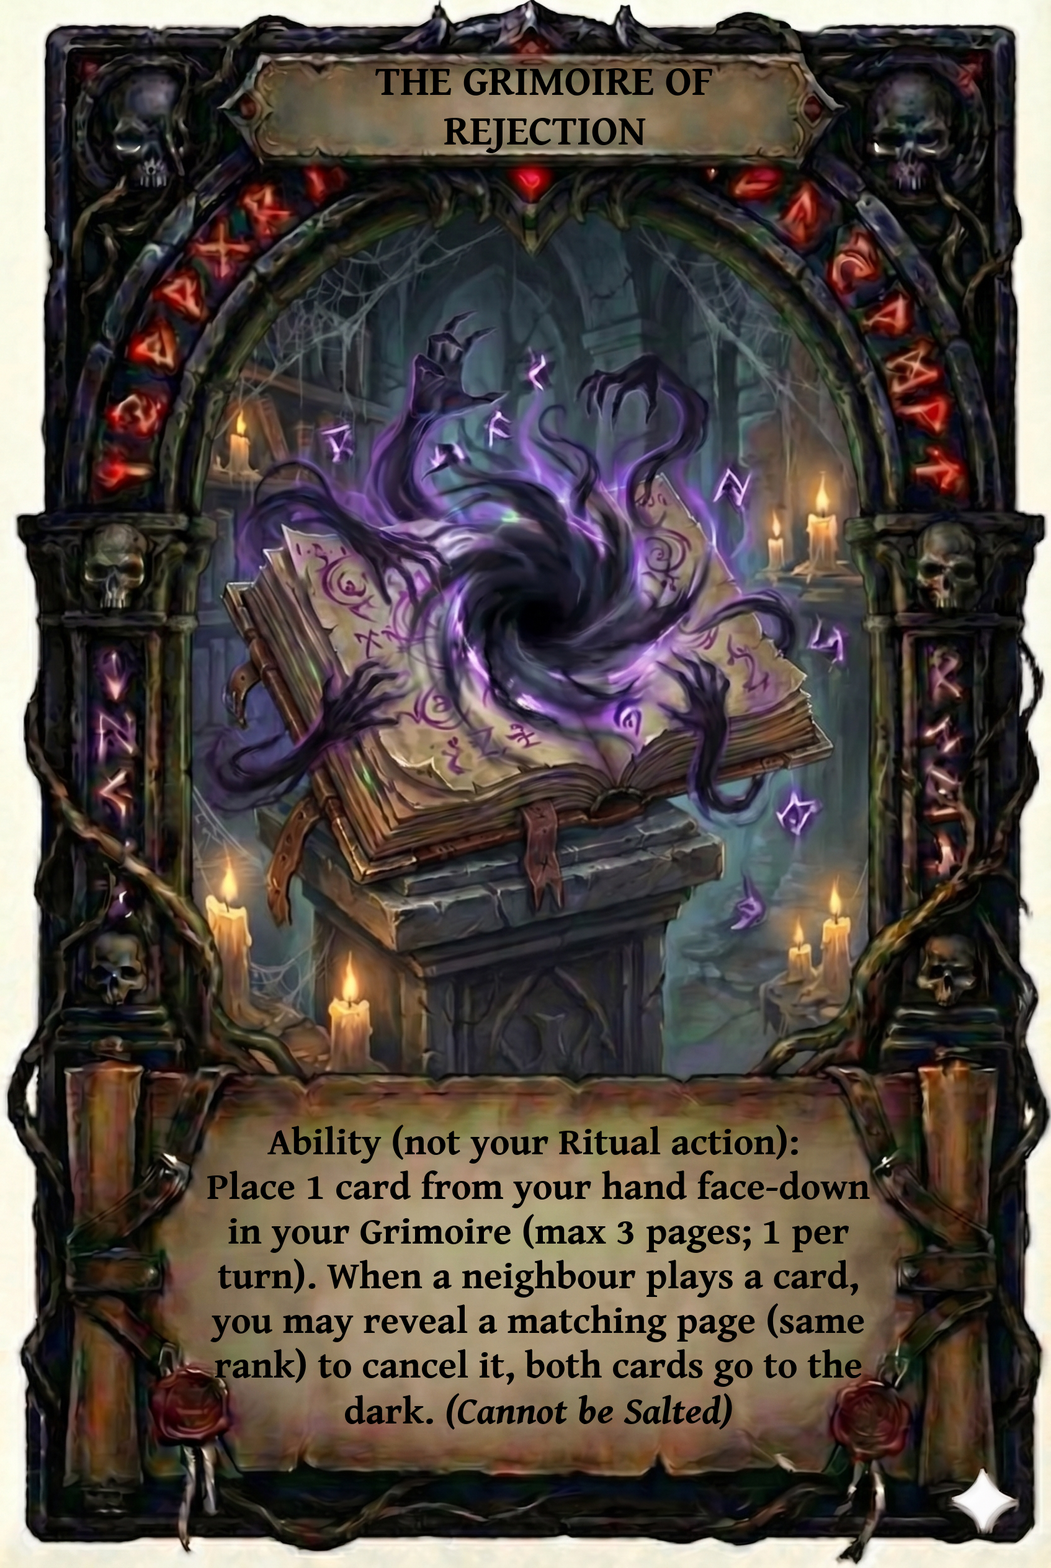
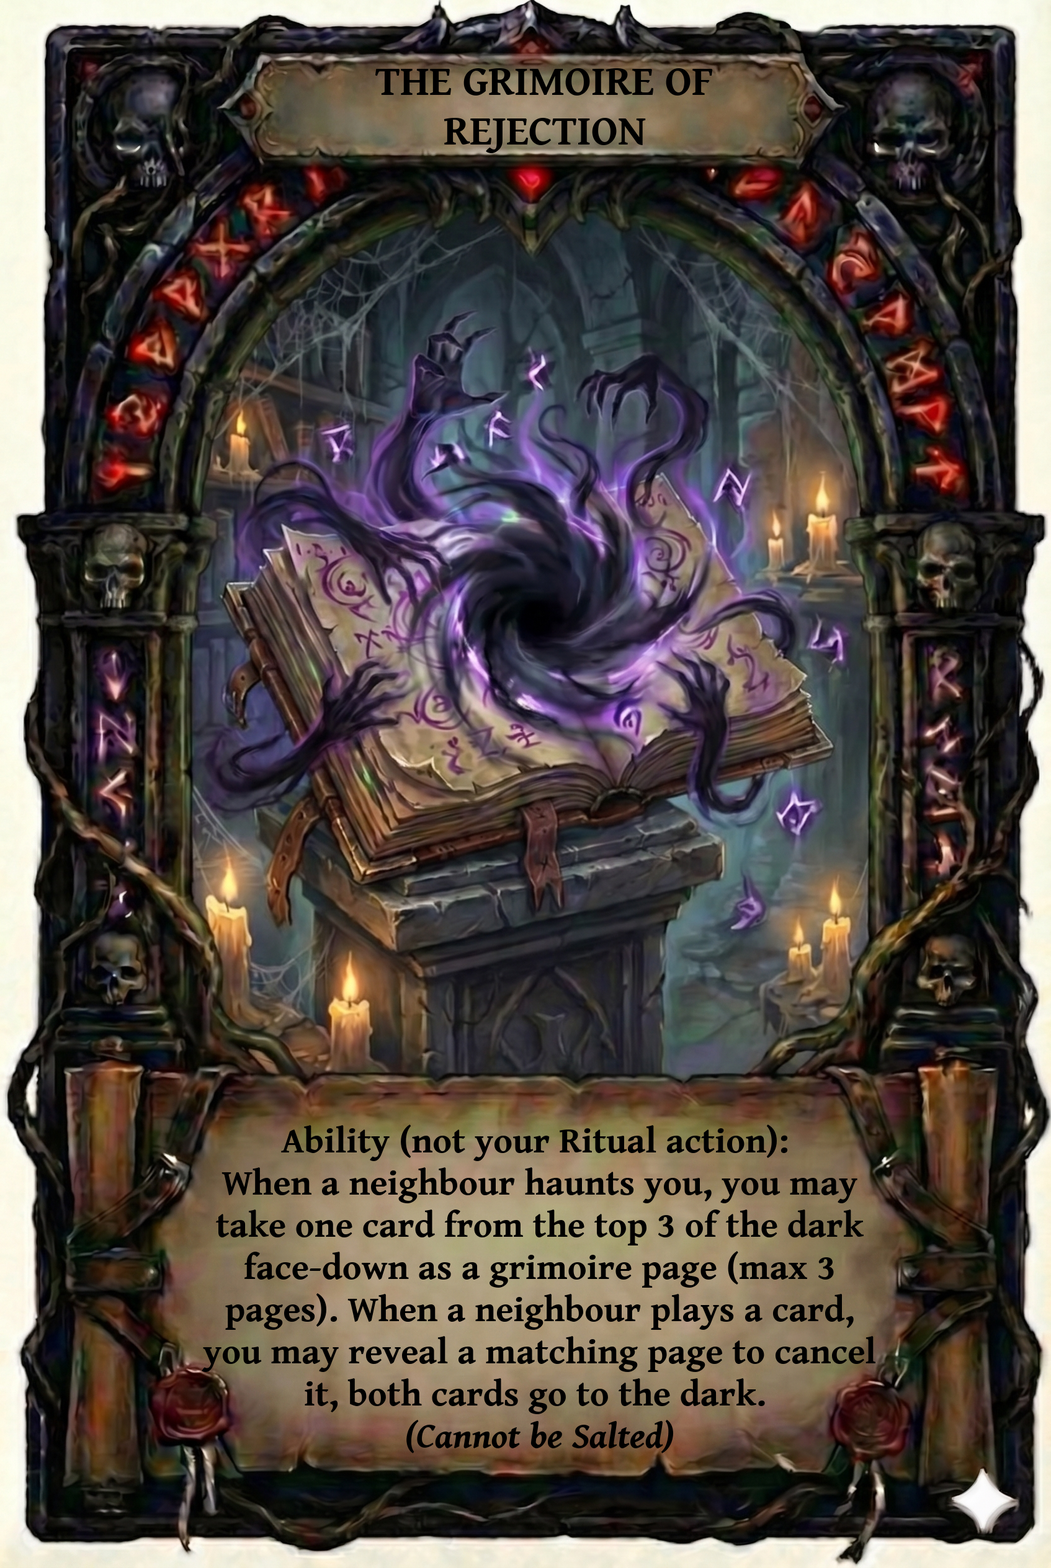
The second 1051 x 1568 image is a revision of the first. Changes to its layers:
painted on "Ability (not your Ritual actio..." over [201, 1124, 876, 1454]